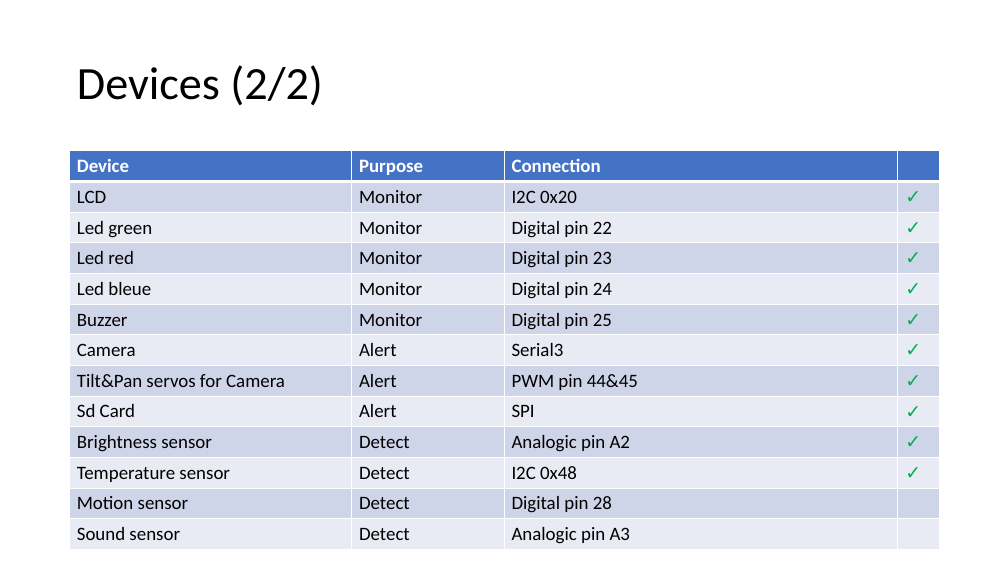
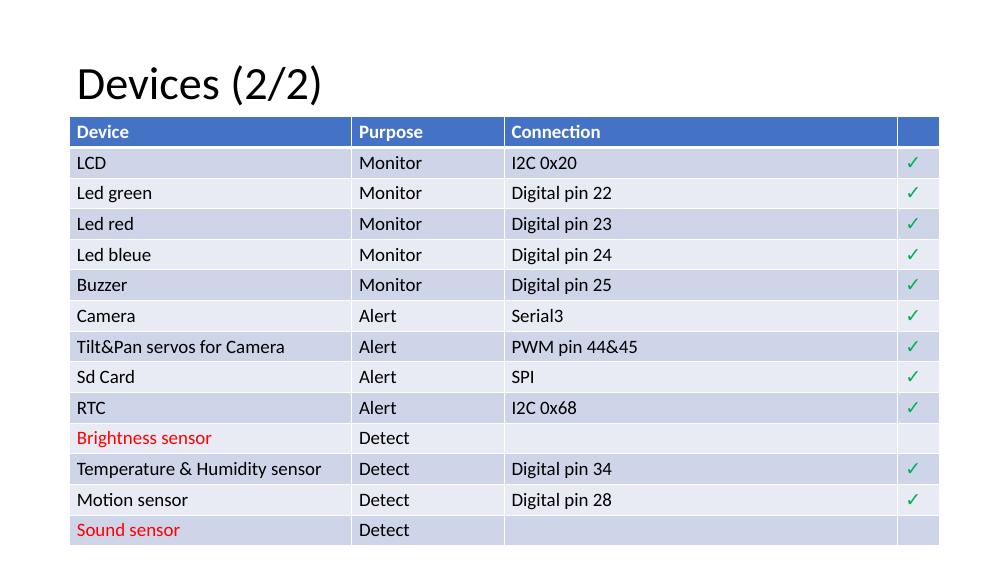
Before and after one commit to RobotEdh/RobotMicroControl, a slide deck: slide 5 of libraries/Diagramm Robot v2.pptx. Drawn at 1008x567 pixels with LibreOffice and Linux fonts; fonts in the diff are those of the drawing. Boxes give left, top, right and bottom in pixels: in the first picture for what was removed or moved away, otherwise in the second. Text is boxed around its words. In the diff, an @@ line names an element or a change of style, - is before the commit and + after.

```diff
--- a/libraries/Diagramm Robot v2.pptx
+++ b/libraries/Diagramm Robot v2.pptx
@@ table at bbox=[70, 116, 940, 544] @@
-row 10: Brightness sensor | Detect | Analogic pin A2 | 
-row 11: Temperature sensor | Detect | I2C 0x48 | 
+row 10: RTC | Alert | I2C 0x68 | 
+row 11: Brightness sensor | Detect |  | 
+row 12: Temperature & Humidity sensor | Detect | Digital pin 34 | 
-row 14, column 3: Analogic pin A3
+row 14, column 3: 
@@ table: place and size @@
-table at bbox=[70, 151, 940, 549]
+table at bbox=[70, 116, 940, 544]
```
Also in this commit, not shown: 3 other slides changed, 9 other files.
